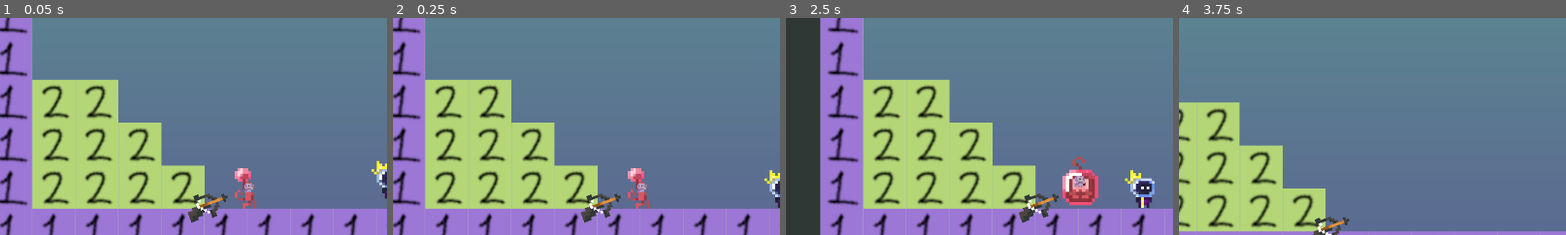
Above: before the commit, frames 1-4 (left to right).
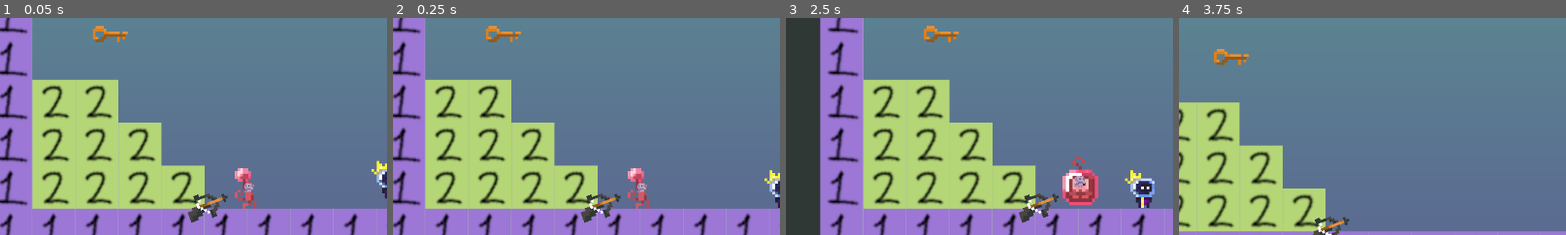
Above: after the commit, the same moments.

Repository: signal8/BubbleWizard
Game: Godot game, scene res://Scenes/garden.tscn
Two runs of this game, one before a commit and one after it. Both use one fixed random seed, a clock stepped at 60 frames per second and the inputs below.
Inputs:
- Up to frame 1 (0.05 s): no input
- Up to frame 2 (0.25 s): no input
- Up to frame 3 (2.5 s): tap Enter at 0.5 s; hold Right (right) 0.53-2.03 s; tap Z (bubble) at 0.6, 1.35, 2.1 s; tap Up (jump) at 0.77, 1.52 s; hold Left (left) from 2.03 s (still down)
- Up to frame 4 (3.75 s): release Left (left) at 2.78 s; hold Right (right) from 2.78 s (still down); tap Z (bubble) at 2.85, 3.6 s; tap Up (jump) at 3.02 s
The pictures show only the part of the screen within x 0-50%, y 14-63%; the shares and areas given below are measured in that part.

The runs differ from the first frame. In frame 1, 0.4% of the frame differs, in the area x 23-34%, y 3-12%; in frame 2, 0.4%; in frame 3, 0.3%; in frame 4, 0.3%.
Error in both runs: Cannot call method 'reload_current_scene' on a null value. (res://Code/player.gd:51)

Commit message:
Keys, level transitions

Diff:
--- a/Scenes/arrow.gd
+++ b/Code/arrow.gd
@@ -10,3 +10,11 @@
 # Called every frame. 'delta' is the elapsed time since the previous frame.
 func _process(delta: float) -> void:
 	position.x += arrowSpeed
+
+
+func _on_body_entered(body: Node2D) -> void:
+	if body.is_in_group("player"): body.die()
+
+
+func _on_timer_timeout() -> void:
+	queue_free()
--- /dev/null
+++ b/Code/key.gd
@@ -0,0 +1,7 @@
+extends Area2D
+
+@export var nextLevel : PackedScene
+
+func _on_body_entered(body: Node2D) -> void:
+	if body.is_in_group("player"):
+		get_tree().change_scene_to_packed(nextLevel)
--- a/Scenes/Mud.tscn
+++ b/Scenes/Mud.tscn
@@ -1,11 +1,13 @@
-[gd_scene load_steps=12 format=4 uid="uid://drttrroo2d2m0"]
+[gd_scene load_steps=14 format=4 uid="uid://drttrroo2d2m0"]
 
 [ext_resource type="Texture2D" uid="uid://1a3tny0bocne" path="res://Art/tile-placeholder.png" id="2_c3jx6"]
 [ext_resource type="PackedScene" uid="uid://c6g21h30k2ahx" path="res://Scenes/player.tscn" id="3_f5pdf"]
 [ext_resource type="Texture2D" uid="uid://c17xlqh5gw628" path="res://Art/hazards_and_key.png" id="3_upur7"]
 [ext_resource type="PackedScene" uid="uid://b7f7kximqjrij" path="res://Scenes/enemy.tscn" id="4_1iwou"]
 [ext_resource type="Texture2D" uid="uid://dl0pxfkpo53js" path="res://Art/grates_mud_final.png" id="4_qiqas"]
+[ext_resource type="PackedScene" uid="uid://cso81hsf8msnu" path="res://Scenes/key.tscn" id="5_u1fla"]
 [ext_resource type="PackedScene" uid="uid://b6eudqn7nytfv" path="res://Scenes/spike.tscn" id="6_cab3a"]
+[ext_resource type="PackedScene" uid="uid://d2s8rrvira0ci" path="res://Scenes/garden.tscn" id="6_iyiy2"]
 [ext_resource type="PackedScene" uid="uid://bluqd31f10b5" path="res://Scenes/crossbow.tscn" id="7_f4ex0"]
 
 [sub_resource type="TileSetAtlasSource" id="TileSetAtlasSource_3wb00"]
@@ -116,6 +118,10 @@
 [node name="Player" parent="." instance=ExtResource("3_f5pdf")]
 position = Vector2(385, 2181)
 
+[node name="Key" parent="." instance=ExtResource("5_u1fla")]
+position = Vector2(866, 484)
+nextLevel = ExtResource("6_iyiy2")
+
 [node name="Enemies" type="Node" parent="."]
 
 [node name="Enemy2" parent="Enemies" groups=["killer"] instance=ExtResource("4_1iwou")]
--- a/Scenes/arrow.tscn
+++ b/Scenes/arrow.tscn
@@ -1,14 +1,12 @@
 [gd_scene load_steps=4 format=3 uid="uid://cghq6syv48bs6"]
 
-[ext_resource type="Script" path="res://Scenes/arrow.gd" id="1_i0hkh"]
+[ext_resource type="Script" path="res://Code/arrow.gd" id="1_i0hkh"]
 [ext_resource type="Texture2D" uid="uid://cdcqi8tx511fc" path="res://Art/arrow.png" id="1_uqkau"]
 
 [sub_resource type="RectangleShape2D" id="RectangleShape2D_637gl"]
 size = Vector2(11, 0.5)
 
 [node name="Arrow" type="Area2D" groups=["killer"]]
-collision_layer = 4
-collision_mask = 0
 script = ExtResource("1_i0hkh")
 arrowSpeed = 5
 
@@ -20,3 +18,11 @@
 texture_filter = 1
 scale = Vector2(4, 4)
 texture = ExtResource("1_uqkau")
+
+[node name="Timer" type="Timer" parent="."]
+wait_time = 2.0
+one_shot = true
+autostart = true
+
+[connection signal="body_entered" from="." to="." method="_on_body_entered"]
+[connection signal="timeout" from="Timer" to="." method="_on_timer_timeout"]
--- a/Scenes/garden.tscn
+++ b/Scenes/garden.tscn
@@ -7,6 +7,8 @@
 [ext_resource type="Texture2D" uid="uid://1a3tny0bocne" path="res://Art/tile-placeholder.png" id="6_eq0d1"]
 [ext_resource type="PackedScene" uid="uid://ct5mp44fr8k0w" path="res://Scenes/moving_platform.tscn" id="7_8dfoo"]
 [ext_resource type="PackedScene" uid="uid://bluqd31f10b5" path="res://Scenes/crossbow.tscn" id="7_ebgs1"]
+[ext_resource type="PackedScene" uid="uid://cso81hsf8msnu" path="res://Scenes/key.tscn" id="8_snqqg"]
+[ext_resource type="PackedScene" uid="uid://drttrroo2d2m0" path="res://Scenes/Mud.tscn" id="9_t47jm"]
 
 [sub_resource type="TileSetAtlasSource" id="TileSetAtlasSource_3wb00"]
 texture = ExtResource("6_eq0d1")
@@ -60,3 +62,7 @@
 [node name="Crossbow" parent="." instance=ExtResource("7_ebgs1")]
 position = Vector2(261, 571)
 rotation = -0.352267
+
+[node name="Key" parent="." instance=ExtResource("8_snqqg")]
+position = Vector2(116, 316)
+nextLevel = ExtResource("9_t47jm")
--- /dev/null
+++ b/Scenes/key.tscn
@@ -0,0 +1,21 @@
+[gd_scene load_steps=4 format=3 uid="uid://cso81hsf8msnu"]
+
+[ext_resource type="Texture2D" uid="uid://dkb3ns71ayjsj" path="res://Art/key.png" id="1_ao84o"]
+[ext_resource type="Script" path="res://Code/key.gd" id="1_vwyb5"]
+
+[sub_resource type="RectangleShape2D" id="RectangleShape2D_edmf2"]
+size = Vector2(13, 6)
+
+[node name="Key" type="Area2D"]
+script = ExtResource("1_vwyb5")
+
+[node name="CollisionShape2D" type="CollisionShape2D" parent="."]
+scale = Vector2(4, 4)
+shape = SubResource("RectangleShape2D_edmf2")
+
+[node name="Sprite2D" type="Sprite2D" parent="."]
+texture_filter = 1
+scale = Vector2(4, 4)
+texture = ExtResource("1_ao84o")
+
+[connection signal="body_entered" from="." to="." method="_on_body_entered"]
Not shown: 1 places in Scenes/garden.tscn that only renumber resources
